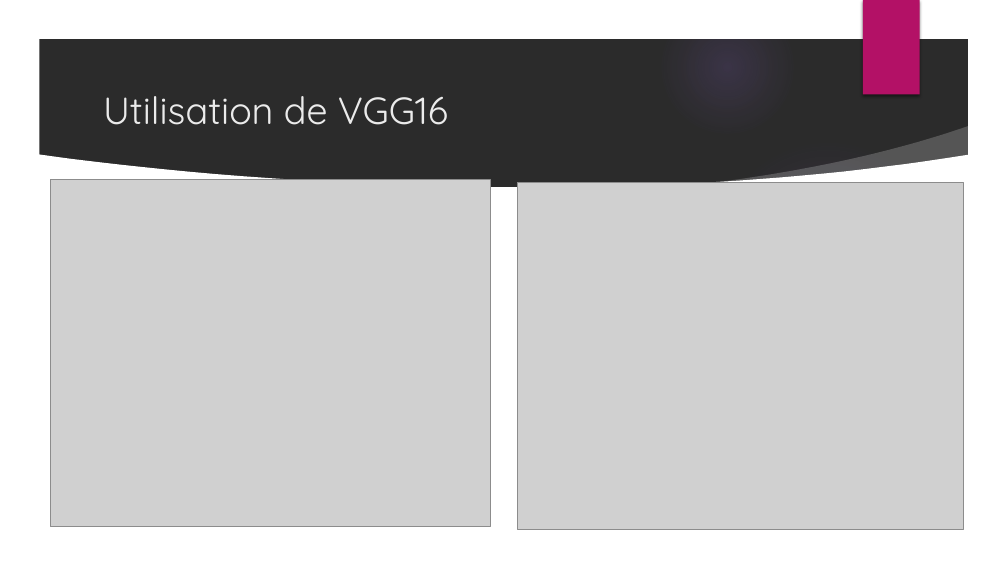
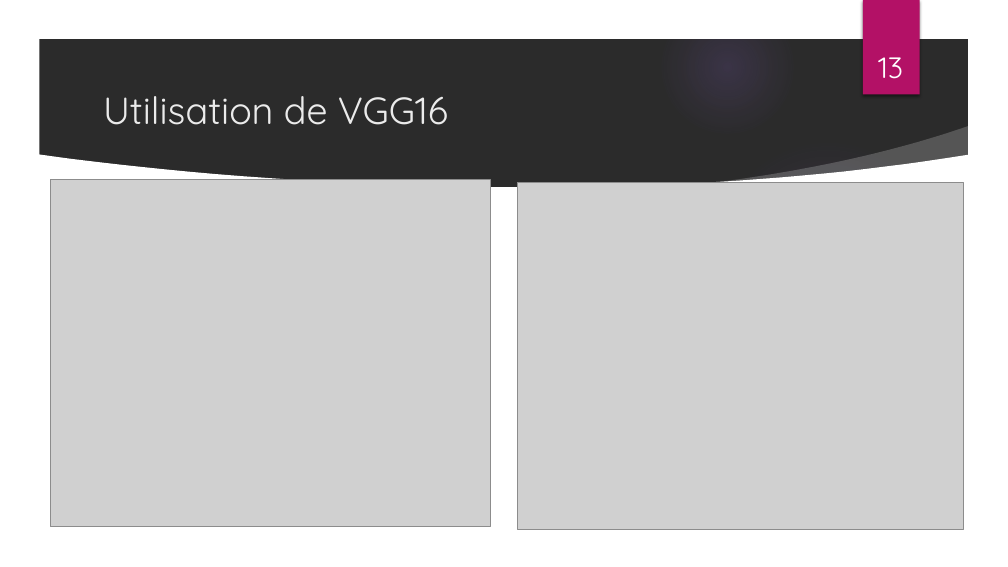
Before and after one commit to ThibaultDieudonne/Comments-and-Pictures-Classification, a slide deck: slide 13 of P6_01_presentation.pptx. Drawn at 1008x567 pixels with LibreOffice and Linux fonts; fonts in the diff are those of the drawing; grey boxes stand for pictures; background and template pictures are left out; a plain dark background stands for a picture behind light text. Boxes give left, top, right and bottom in pixels: in the first picture for what was removed or moved away, otherwise in the second. Text is boxed around its words. In the diff, an @@ line names an element or a change of style, - is before the commit and + after.

```diff
--- a/P6_01_presentation.pptx
+++ b/P6_01_presentation.pptx
@@ page number added at [878, 57, 903, 79], 28 pt, text #FFFFFF @@
+13
```
Also in this commit, not shown: 15 other slides changed, 1 slide added, 1 slide removed, 1 other file.
